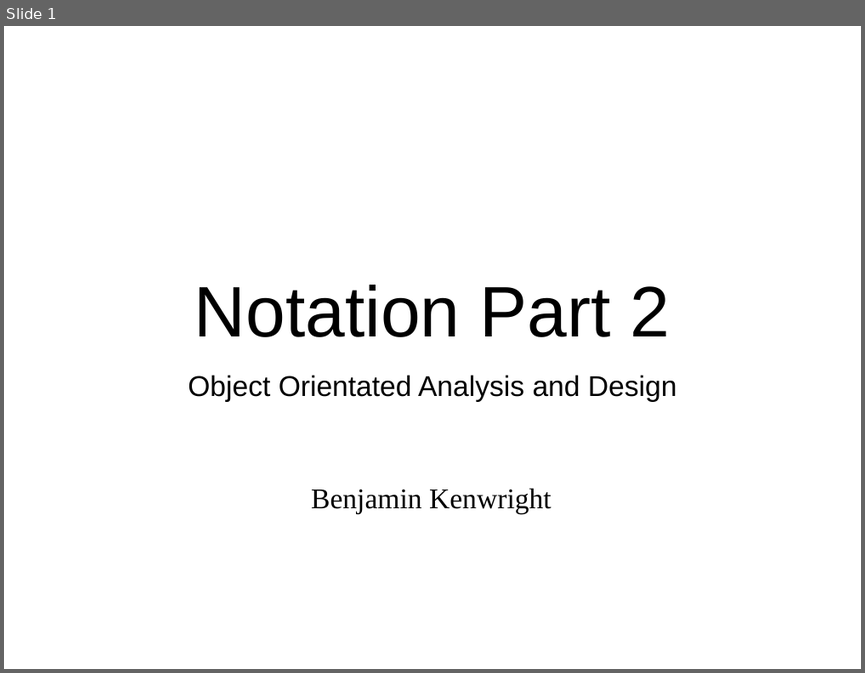
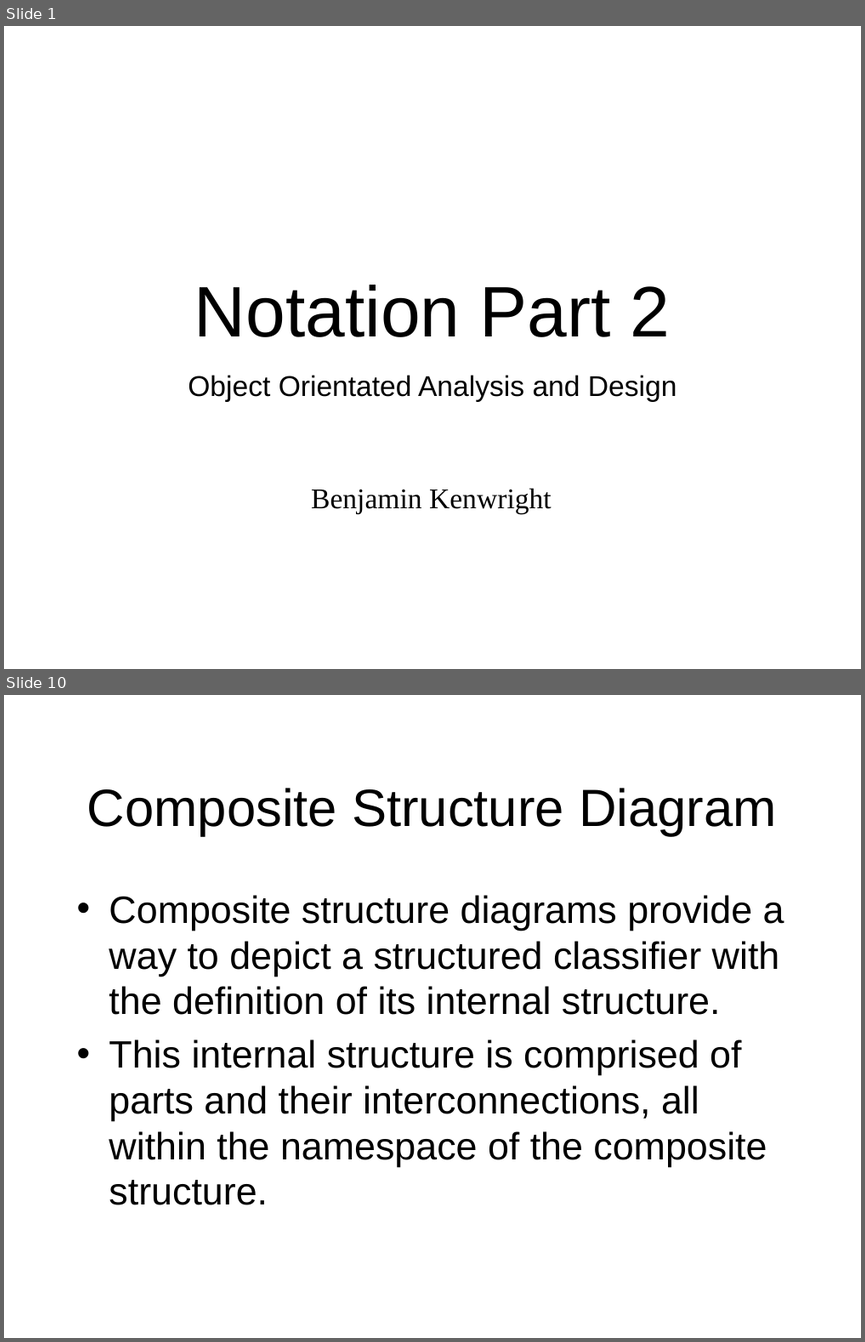
Before and after one commit to octaviordz/zjnu2017.github.io, a slide deck: OOAD/lectures/070--Notation.Part.2.pptx. Shown one above the other, each under a label of ours: slide 1 before the commit, slides 1 and 10 after it; the slides between them are not shown. The pictures are 865x673 and 865x1342 pixels, drawn with LibreOffice and Linux fonts; fonts in the diff are those of the drawing. Boxes give left, top, right and bottom in pixels: in the first picture for what was removed or moved away, otherwise in the second. Text is boxed around its words. In the diff, an @@ line names an element or a change of style, - is before the commit and + after.

```diff
--- a/OOAD/lectures/070--Notation.Part.2.pptx
+++ b/OOAD/lectures/070--Notation.Part.2.pptx
@@ slide 10 added at (x1=4, y1=695, x2=861, y2=1338), background #FFFFFF @@
@@ title added at (x1=87, y1=788, x2=777, y2=836), 44 pt, text #000000 @@
+Composite Structure Diagram
@@ text added at (x1=109, y1=895, x2=784, y2=1205), 32 pt, text #000000 @@
+• Composite structure diagrams provide a way to depict a structured classifier with
+  the definition of its internal structure.
+• This internal structure is comprised of parts and their interconnections, all within the namespace of the composite structure.
```
Also in this commit, not shown: 3 slides changed, 19 other slides added, 1 slide removed, 2 other files.
